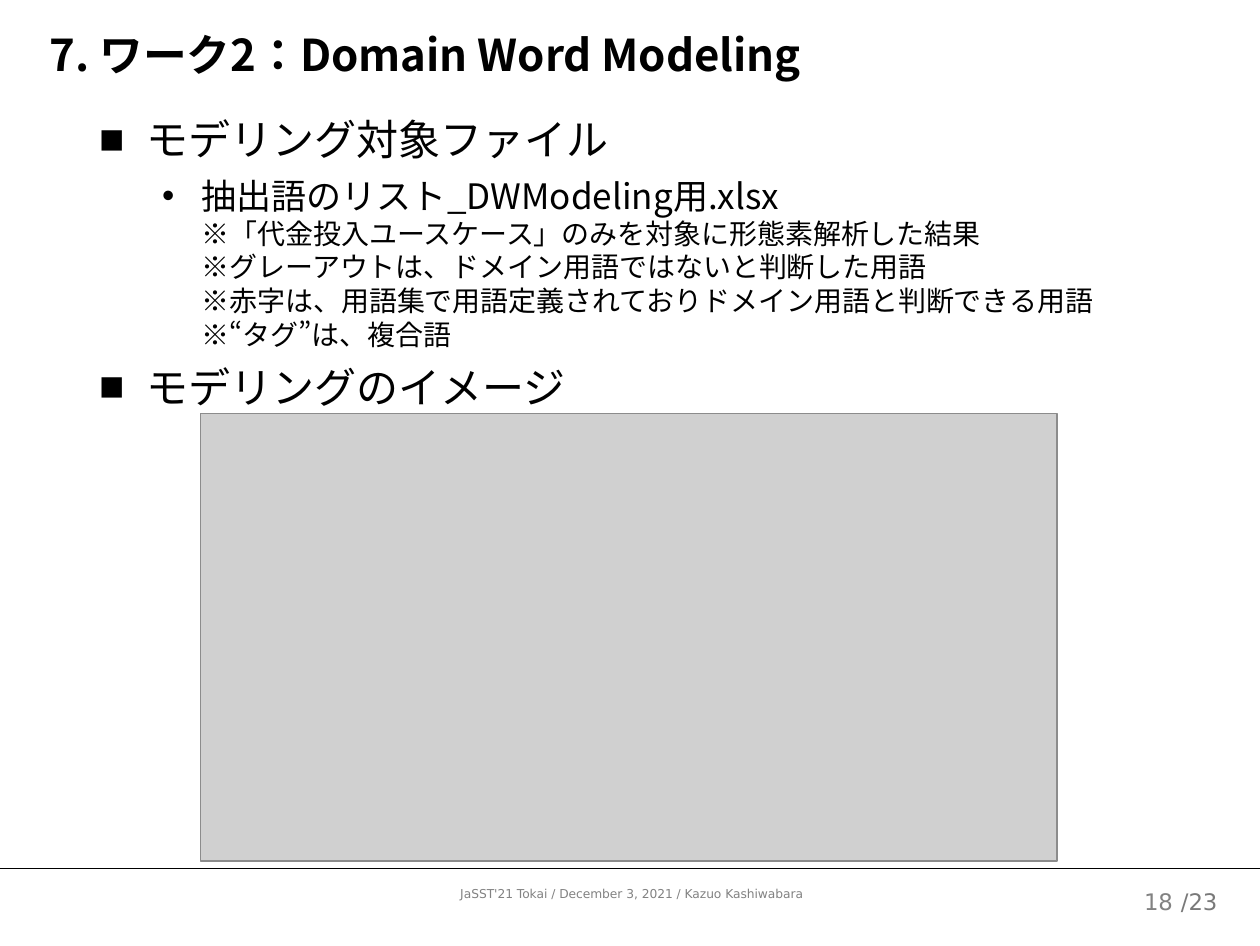
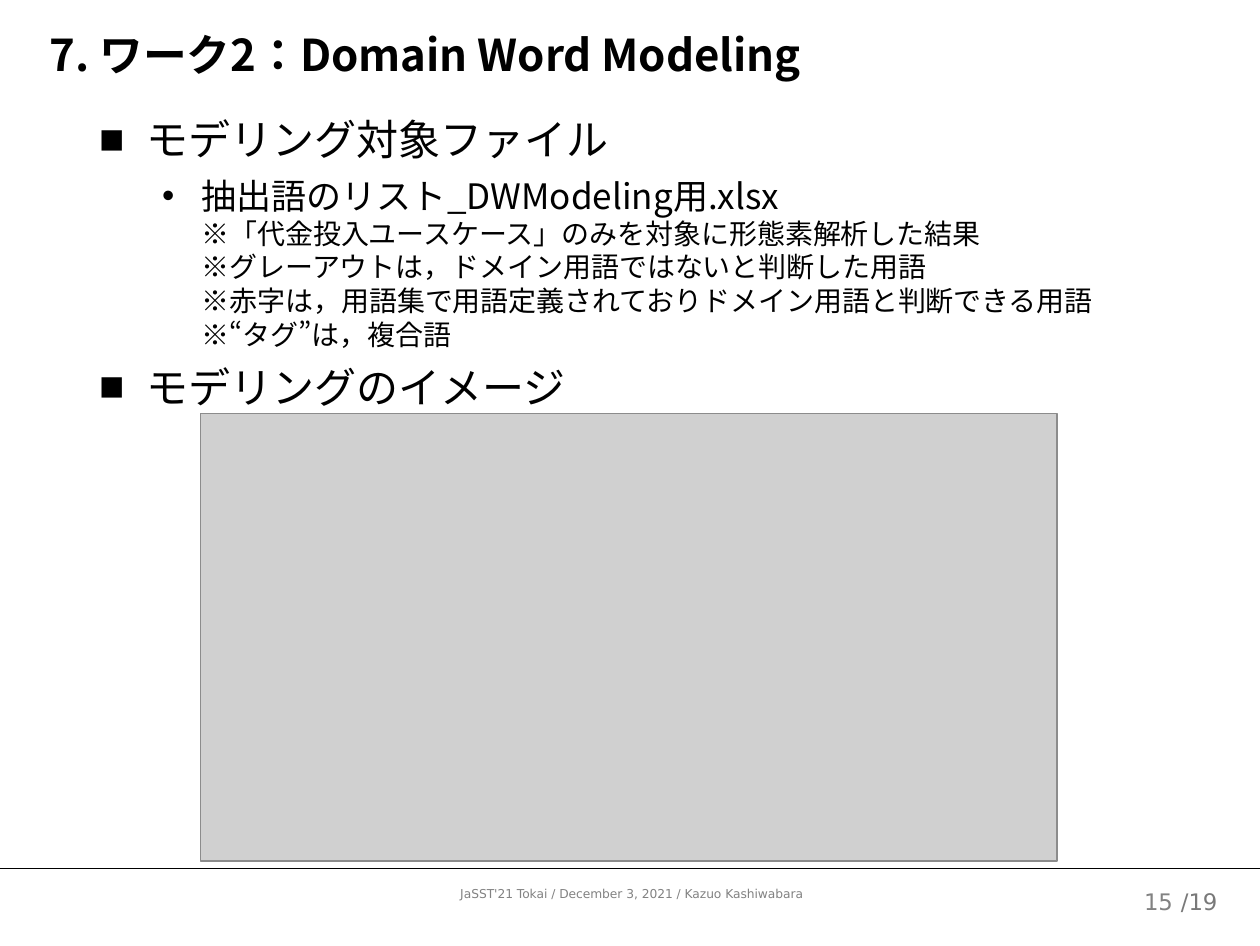
Before and after one commit to kazuo-reve/Work_MorphologicalBasedReview, a slide deck: slide 16 of 形態素ベースドレビューワークショップ.pptx (slide 19 before the commit). Drawn at 1260x946 pixels with LibreOffice and Linux fonts; fonts in the diff are those of the drawing; grey boxes stand for pictures. Boxes give left, top, right and bottom in pixels: in the first picture for what was removed or moved away, otherwise in the second. Text is boxed around its words. In the diff, an @@ line names an element or a change of style, - is before the commit and + after.

```diff
--- a/形態素ベースドレビューワークショップ.pptx
+++ b/形態素ベースドレビューワークショップ.pptx
@@ text at [202,179,1093,348]: text changed @@
-  • 抽出語のリスト_DWModeling用.xlsx
-    ※「代金投入ユースケース」のみを対象に形態素解析した結果
-    ※グレーアウトは、ドメイン用語ではないと判断した用語
-    ※赤字は、用語集で用語定義されておりドメイン用語と判断できる用語
-    ※“タグ”は、複合語
+  • 抽出語のリスト_DWModeling用.xlsx
+    ※「代金投入ユースケース」のみを対象に形態素解析した結果
+    ※グレーアウトは，ドメイン用語ではないと判断した用語
+    ※赤字は，用語集で用語定義されておりドメイン用語と判断できる用語
+    ※“タグ”は，複合語
@@ page number at [1144,893,1173,910]: text changed @@
-18
+15
@@ text at [1181,893,1218,912]: text changed @@
-/23
+/19
```
Also in this commit, not shown: 19 other slides changed, 4 slides removed.
